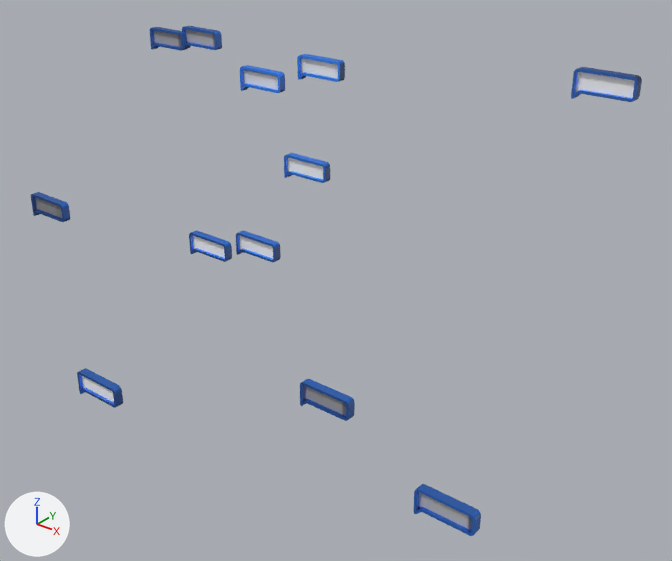
An edit to the glTF model src/assets/glb/laboratory/pop_up_travel.glb, drawn before and after from the same camera.
Camera for both pictures: a 50 mm camera at (50.9, -23.7, 29.8) aimed at (22.0, 12.3, 7.5). Arrows for +X, +Y and +Z are at lower left; the lights stay in place. Where no turn or scale is listed for an object, it has been applied to the vertices. Vertices at the same position are counted once.

Objects in the first picture: 'pop_up_contact_me', 'pop_up_development', 'pop_up_games', 'pop_up_languages', 'pop_up_photography_left', 'pop_up_photography_right', 'pop_up_running', 'pop_up_share_knowledge', 'pop_up_social_networks', 'pop_up_stereoscopy', 'pop_up_travel'.
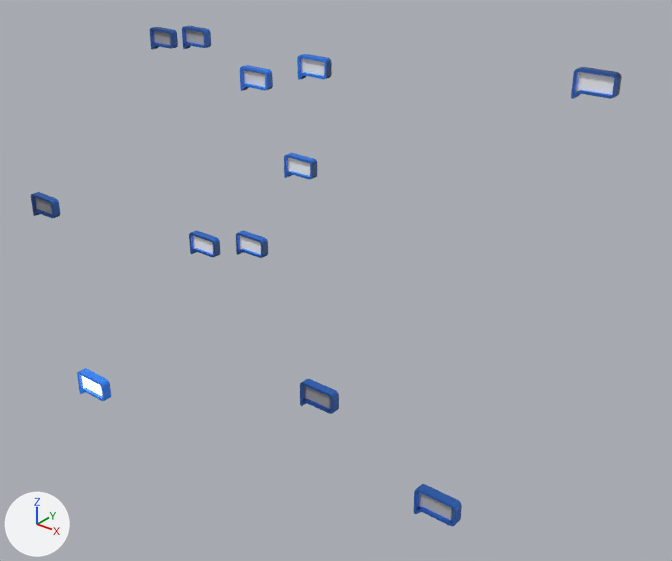
What changed in the scene script:
```text
Change mat_pop_up_running:
    where n0 = _N.new('ShaderNodeBsdfPrincipled'); n0.name = 'Principled BSDF'
    add n0.inputs[28].default_value = 1.0  # 'Emission Strength'
    where n2 = _N.new('ShaderNodeTexImage'); n2.name = 'Image Texture'
    n2.image: img_pop_up_running_baking -> img_pop_up_emission
    add n3 = _N.new('ShaderNodeTexImage'); n3.name = 'Image Texture.001'
    add n3.image = img_pop_up_texture
    remove _L.new(n2.outputs[0], n0.inputs[0])  # 'Color' to 'Base Color'
    add _L.new(n2.outputs[0], n0.inputs[27])  # 'Color' to 'Emission Color'
    add _L.new(n3.outputs[0], n0.inputs[0])  # 'Color' to 'Base Color'
Change me_pop_up_running:
    where me_pop_up_running.from_pydata(...)  # 152 vertices, 300 faces; spans x -1.49..1.74, y -0.24..0.24, z -0.92..0.59
    me_pop_up_running part 1: all 72 vertices in x 1.49..1.74, y -0.24..0.24, z -0.59..0.59 are moved by (-1.0, 0.0, 0.0)
Change me_pop_up_share_knowledge:
    where me_pop_up_share_knowledge.from_pydata(...)  # 152 vertices, 300 faces; spans x -1.49..1.74, y -0.24..0.24, z -0.92..0.59
    me_pop_up_share_knowledge part 2: all 72 vertices in x 1.49..1.74, y -0.24..0.24, z -0.59..0.59 are moved by (-1.0, 0.0, 0.0)
Change me_pop_up_photography_right:
    where me_pop_up_photography_right.from_pydata(...)  # 152 vertices, 300 faces; spans x -1.49..1.74, y -0.24..0.24, z -0.92..0.59
    me_pop_up_photography_right part 3: all 72 vertices in x 1.49..1.74, y -0.24..0.24, z -0.59..0.59 are moved by (-1.0, 0.0, 0.0)
Change me_pop_up_games:
    where me_pop_up_games.from_pydata(...)  # 152 vertices, 300 faces; spans x -1.49..1.74, y -0.24..0.24, z -0.92..0.59
    me_pop_up_games part 4: all 72 vertices in x 1.49..1.74, y -0.24..0.24, z -0.59..0.59 are moved by (-1.0, 0.0, 0.0)
Change me_pop_up_contact_me:
    where me_pop_up_contact_me.from_pydata(...)  # 152 vertices, 300 faces; spans x -1.49..1.74, y -0.24..0.24, z -0.92..0.59
    me_pop_up_contact_me part 5: all 72 vertices in x 1.49..1.74, y -0.24..0.24, z -0.59..0.59 are moved by (-1.0, 0.0, 0.0)
Change me_pop_up_stereoscopy:
    where me_pop_up_stereoscopy.from_pydata(...)  # 152 vertices, 300 faces; spans x -1.49..1.74, y -0.24..0.24, z -0.92..0.59
    me_pop_up_stereoscopy part 6: all 72 vertices in x 1.49..1.74, y -0.24..0.24, z -0.59..0.59 are moved by (-1.0, 0.0, 0.0)
Change me_pop_up_development:
    where me_pop_up_development.from_pydata(...)  # 152 vertices, 300 faces; spans x -1.49..1.74, y -0.24..0.24, z -0.92..0.59
    me_pop_up_development part 7: all 72 vertices in x 1.49..1.74, y -0.24..0.24, z -0.59..0.59 are moved by (-1.0, 0.0, 0.0)
Change me_pop_up_social_networks:
    where me_pop_up_social_networks.from_pydata(...)  # 152 vertices, 300 faces; spans x -1.49..1.74, y -0.24..0.24, z -0.92..0.59
    me_pop_up_social_networks part 8: all 72 vertices in x 1.49..1.74, y -0.24..0.24, z -0.59..0.59 are moved by (-1.0, 0.0, 0.0)
Change me_pop_up_photography_left:
    where me_pop_up_photography_left.from_pydata(...)  # 152 vertices, 300 faces; spans x -1.49..1.74, y -0.24..0.24, z -0.92..0.59
    me_pop_up_photography_left part 9: all 72 vertices in x 1.49..1.74, y -0.24..0.24, z -0.59..0.59 are moved by (-1.0, 0.0, 0.0)
Change me_pop_up_languages:
    where me_pop_up_languages.from_pydata(...)  # 152 vertices, 300 faces; spans x -1.49..1.74, y -0.24..0.24, z -0.92..0.59
    me_pop_up_languages part 10: all 72 vertices in x 1.49..1.74, y -0.24..0.24, z -0.59..0.59 are moved by (-1.0, 0.0, 0.0)
Change me_pop_up_travel:
    where me_pop_up_travel.from_pydata(...)  # 152 vertices, 300 faces; spans x -1.49..1.74, y -0.24..0.24, z -0.92..0.59
    me_pop_up_travel part 11: all 72 vertices in x 1.49..1.74, y -0.24..0.24, z -0.59..0.59 are moved by (-1.0, 0.0, 0.0)
```

Location of each change, [x1, y1, x2, y2] in pixels of the pictures (672 x 561 px; the box of a moved part takes in the faces that stretch with it):
'pop_up_photography_right', reshaped (28% narrower, 19% shorter): before [414, 484, 481, 536]; after [414, 484, 462, 526]
'pop_up_languages', reshaped (28% narrower, 8% shorter): before [571, 67, 642, 102]; after [571, 67, 622, 99]
'pop_up_share_knowledge', reshaped (29% narrower, 16% shorter): before [300, 379, 355, 421]; after [300, 379, 339, 414]
'pop_up_travel', reshaped (27% narrower, 7% shorter): before [297, 54, 345, 82]; after [297, 54, 332, 80]
'pop_up_running', surface changed, reshaped (26% narrower, 17% shorter): before [77, 368, 123, 408]; after [77, 368, 111, 401]
'pop_up_development', reshaped (28% narrower, 10% shorter): before [284, 153, 330, 183]; after [284, 153, 317, 180]
'pop_up_social_networks', reshaped (26% narrower, 7% shorter): before [240, 65, 285, 93]; after [240, 65, 273, 91]
'pop_up_stereoscopy', reshaped (28% narrower, 12% shorter): before [236, 231, 281, 262]; after [236, 231, 268, 258]
'pop_up_contact_me', reshaped (27% narrower, 15% shorter): before [189, 230, 232, 262]; after [189, 230, 220, 257]
'pop_up_photography_left', reshaped (27% narrower): before [182, 26, 222, 50]; after [182, 26, 211, 49]
'pop_up_games', reshaped (25% narrower, 10% shorter): before [31, 192, 70, 222]; after [31, 192, 60, 219]
part 1 of me_pop_up_running, moved or reshaped: before [79, 369, 123, 408]; after [79, 369, 111, 401]
part 2 of me_pop_up_share_knowledge, moved or reshaped: before [326, 390, 355, 421]; after [326, 390, 339, 414]
part 3 of me_pop_up_photography_right, moved or reshaped: before [447, 500, 481, 536]; after [447, 500, 462, 526]
part 4 of me_pop_up_games, moved or reshaped: before [48, 198, 70, 222]; after [48, 198, 60, 219]
part 5 of me_pop_up_contact_me, moved or reshaped: before [209, 237, 232, 262]; after [209, 237, 220, 257]
part 6 of me_pop_up_stereoscopy, moved or reshaped: before [257, 237, 281, 262]; after [257, 237, 268, 258]
part 7 of me_pop_up_development, moved or reshaped: before [307, 158, 330, 183]; after [307, 158, 317, 180]
part 8 of me_pop_up_social_networks, moved or reshaped: before [262, 68, 285, 93]; after [262, 68, 273, 91]
part 9 of me_pop_up_photography_left, moved or reshaped: before [186, 28, 222, 50]; after [186, 28, 211, 48]
part 10 of me_pop_up_languages, moved or reshaped: before [609, 71, 642, 102]; after [609, 71, 622, 99]
part 11 of me_pop_up_travel, moved or reshaped: before [321, 57, 345, 82]; after [321, 57, 332, 79]
